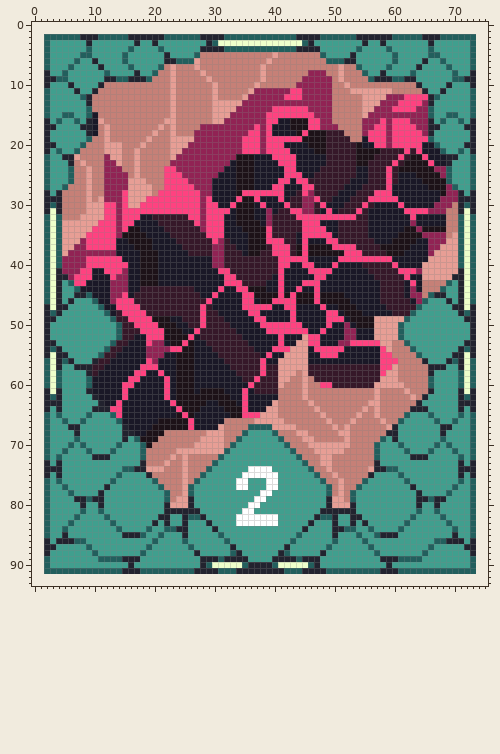
Sprite sheet, stored at data/images/cards/reptis.png. The picture above was drawn from the file before the commit.
The file is 72x90 pixels. Colours within 5 levels of each other are drawn and written as one. The old version is drawn lined up with the new one, on the new canvas.
After the commit:
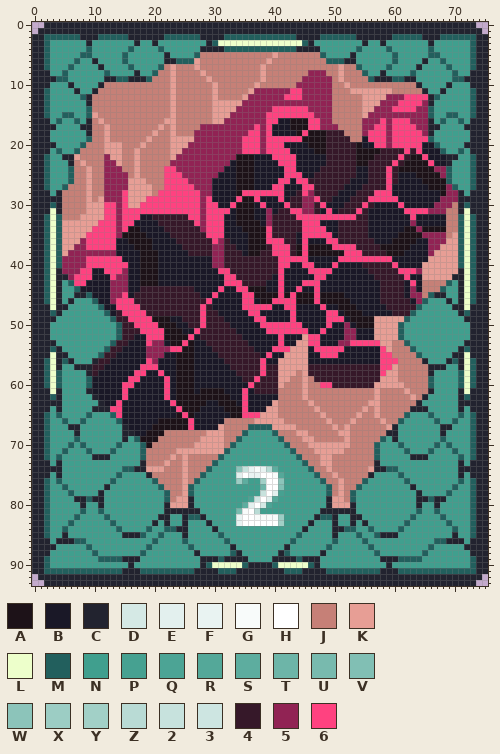
Palette (. is transparent): A #1d1218  B #1a1827  C #22232f  D #d5e9e5  E #e3f0ee  F #e9f3f2  G #f8fbfa  H #ffffff  J #c68077  K #e79e95  L #edffcb  M #225f5d  N #409f8e  P #46a191  Q #4ca495  R #54a899  S #5dad9f  T #6db5a8  U #78baae  V #81bfb4  W #8cc4ba  X #9ccdc4  Y #a2d0c7  Z #b9dbd5  2 #c7e2dd  3 #cde5e1  4 #361829  5 #912354  6 #ff4280
From old to new:
canvas 72x90 -> 76x94, the old top-left corner now at 2,2
y 0: x 2..73 ........................................................................ -> CCCCCCCCCCCCCCCCCCCCCCCCCCCCCCCCCCCCCCCCCCCCCCCCCCCCCCCCCCCCCCCCCCCCCCCC
y 1: x 1..74 .......................................................................... -> CCCCCCCCCCCCCCCCCCCCCCCCCCCCCCCCCCCCCCCCCCCCCCCCCCCCCCCCCCCCCCCCCCCCCCCCCC
y 2..14: x 0..1 .. -> CC; x 74..75 .. -> CC
y 15: x 0..1 .. -> CC; x 10 B -> K; x 74..75 .. -> CC
y 16..18: x 0..1 .. -> CC; x 10 B -> J; x 74..75 .. -> CC
y 19..73: x 0..1 .. -> CC; x 74..75 .. -> CC
y 74: x 0..1 .. -> CC; x 34..40 NNHHHHN -> W2FGFZS; x 74..75 .. -> CC
y 75: x 0..1 .. -> CC; x 34 N -> E; x 36..37 HH -> FF; x 40..41 HN -> GR; x 74..75 .. -> CC
y 76: x 0..1 .. -> CC; x 34..35 HH -> XS; x 38 N -> Y; x 41 N -> W; x 74..75 .. -> CC
y 77: x 0..1 .. -> CC; x 34..35 HH -> NN; x 38 N -> T; x 41 N -> V; x 74..75 .. -> CC
y 78: x 0..1 .. -> CC; x 38 H -> 2; x 40..41 NN -> EP; x 74..75 .. -> CC
y 79: x 0..1 .. -> CC; x 36..37 NH -> Q3; x 39..40 NN -> ER; x 74..75 .. -> CC
y 80: x 0..1 .. -> CC; x 35..36 NH -> SE; x 38..39 NN -> DQ; x 74..75 .. -> CC
y 81: x 0..1 .. -> CC; x 34..35 NH -> UG; x 37 N -> Z; x 74..75 .. -> CC
y 82: x 0..1 .. -> CC; x 34 H -> F; x 37..41 HHHHN -> GGGGX; x 74..75 .. -> CC
y 83: x 0..1 .. -> CC; x 34 H -> F; x 41 N -> Y; x 74..75 .. -> CC
y 84..91: x 0..1 .. -> CC; x 74..75 .. -> CC
y 92: x 1..74 .......................................................................... -> CCCCCCCCCCCCCCCCCCCCCCCCCCCCCCCCCCCCCCCCCCCCCCCCCCCCCCCCCCCCCCCCCCCCCCCCCC
y 93: x 2..73 ........................................................................ -> CCCCCCCCCCCCCCCCCCCCCCCCCCCCCCCCCCCCCCCCCCCCCCCCCCCCCCCCCCCCCCCCCCCCCCCC
Pixel boxes of the changes (left, top, right, bottom) in both pictures:
changed: (32, 22, 488, 586)
